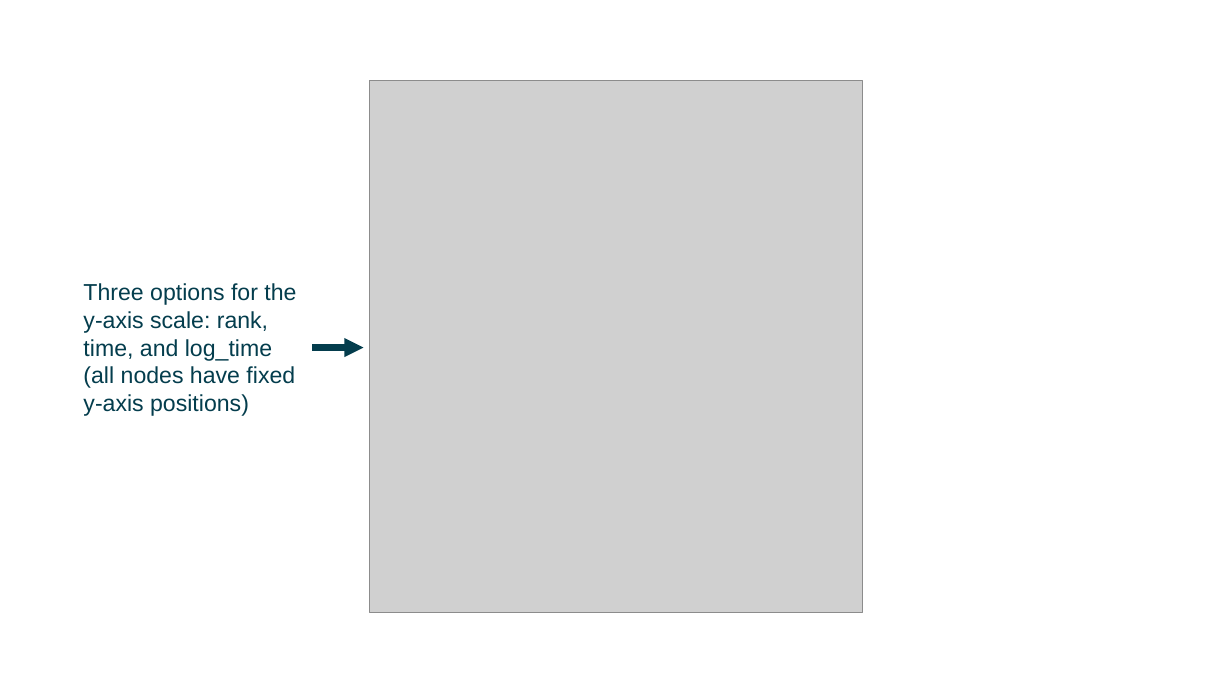
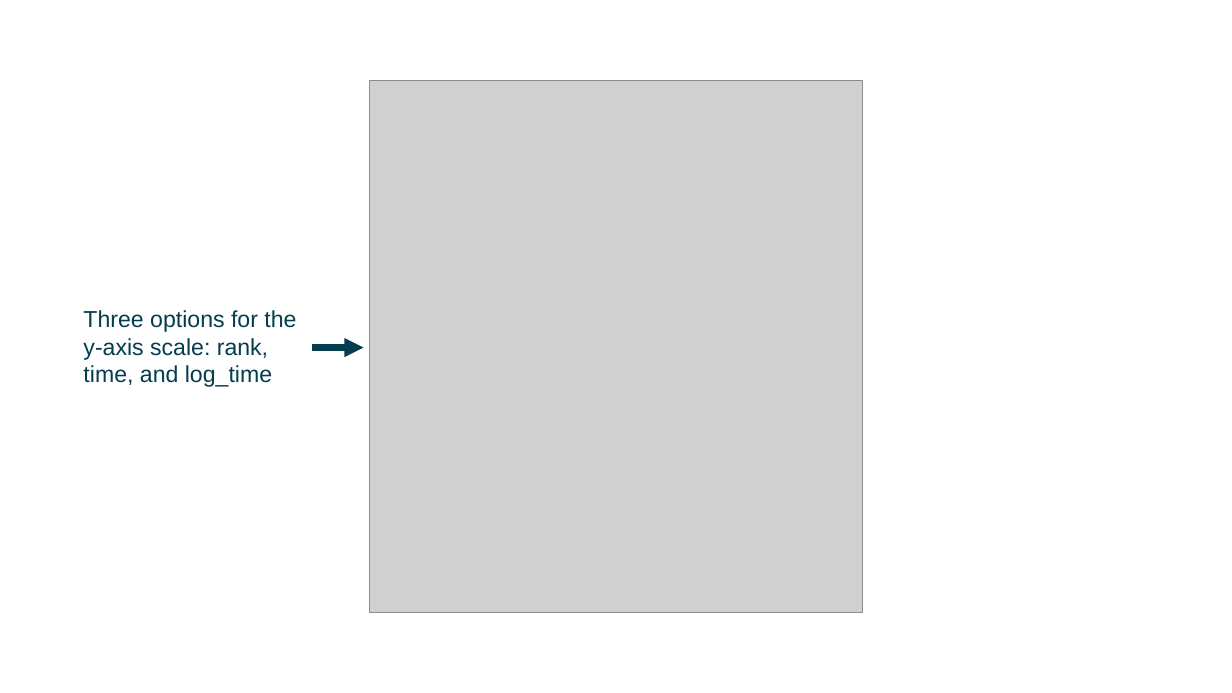
Before and after one commit to kitchensjn/tskit_arg_visualizer, a slide deck: slide 13 of tskit_presentation.pptx. Drawn at 1232x693 pixels with LibreOffice and Linux fonts; fonts in the diff are those of the drawing; grey boxes stand for pictures. Boxes give left, top, right and bottom in pixels: in the first picture for what was removed or moved away, otherwise in the second. Text is boxed around its words. In the diff, an @@ line names an element or a change of style, - is before the commit and + after.

Commit message:
Fixed looping draw method
The draw method was inadvertently updating the D3ARG object which made subsequent draws of the same tree sequence incorrect. Better separated variable names; removed "scaled" from variable names and replaced it with "_XY" where X and Y are the lower and upper bound of the variable. This should help with confusion around what bounds the variable used for scaling.

```diff
--- a/tskit_presentation.pptx
+++ b/tskit_presentation.pptx
@@ text at box(83, 310, 296, 387): text changed @@
-Three options for the y-axis scale: rank, time, and log_time (all nodes have fixed y-axis positions)
+Three options for the y-axis scale: rank, time, and log_time
```
Also in this commit, not shown: 4 other slides changed, 1 slide added, 2 other files.
